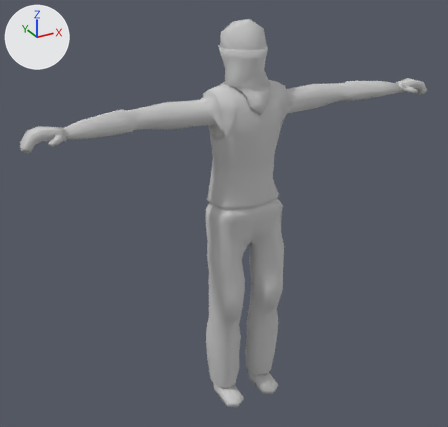
The FBX model cookies/Assets/3D_Assets/Characters/Models/Sinnerz/sinner_3.FBX: old version first, new version second.
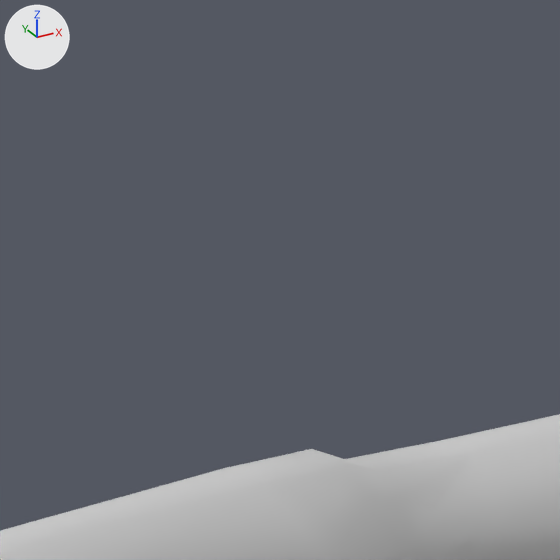
The first picture shows the older version from a 50 mm lens placed at (-1.36, -2.28, 2.16), pointed at (-0.06, 0.09, 0.97). The close-ups show both versions on the part from 18% to 34% of the width and 12% to 29% of the height of that picture; other places that the commit changed are outside them. Lighting does not change. The marker at upper left points along +X, +Y and +Z. Where no turn or scale is listed for an object, it has been applied to the vertices.

Objects in the first close-up: 'sinner_2'.
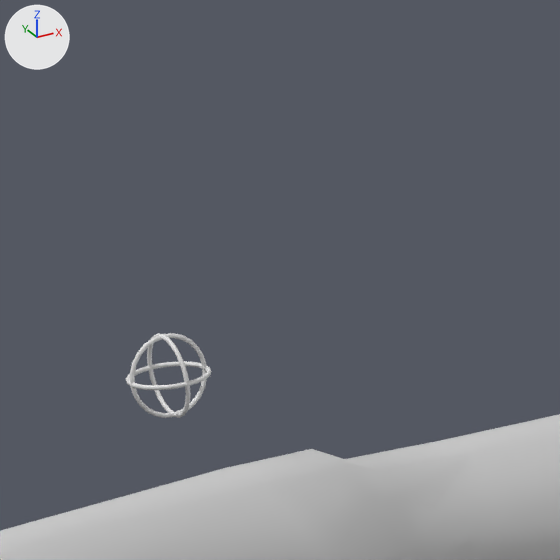
The newer file is also rescaled (x1.087) as a whole; pictures and numbers use the older file's frame.

Location of each change, (x1, y1, x2, y2) in pixels of the close-ups (560 x 560 px):
'Torus015', added: after (126, 333, 211, 418)

What changed in the scene script:
```text
Add me_mesh_003:
    me_mesh_003.from_pydata(...)  # 863 vertices, 864 faces; spans x -0.0239..0.0239, y -0.0239..0.0239, z -0.024..0.024
Add ob_torus015:
    ob_torus015 = bpy.data.objects.new('Torus015', me_mesh_003)
    ob_torus015.location = (-0.5262, 0.3303, 1.5192)
```
